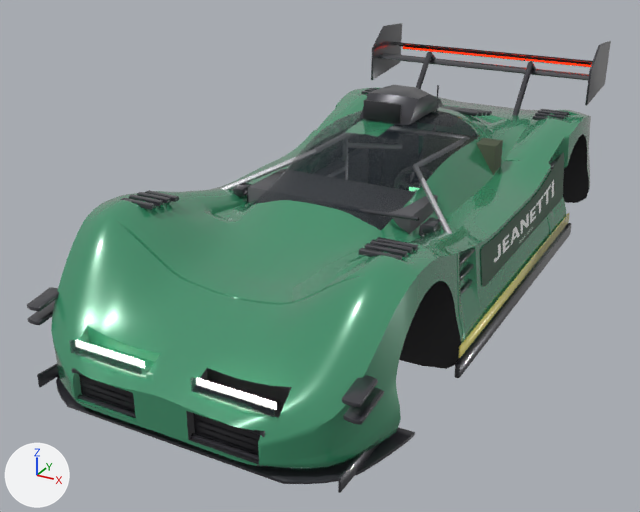
Renders of the glTF model content/cars/jeanetti-lmp2/jeanetti_lmp2.glb from each side of a commit.
Camera for both pictures: a camera (50 mm lens) standing at (2.42, -5.26, 2.64) and looking at (-0.25, -0.39, 0.21). The lights are fixed; the arrows at lower left show +X, +Y and +Z. The older version comes first. Vertices at exactly the same position are counted once.

Objects in the first picture: 'jeanetti_lmp2'.
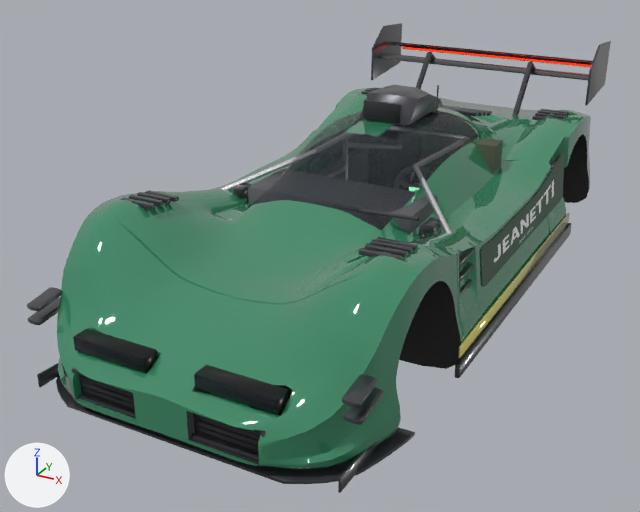
Diff of the bpy script that builds the scene:
```diff
--- a/content/cars/jeanetti-lmp2/jeanetti_lmp2.glb.py
+++ b/content/cars/jeanetti-lmp2/jeanetti_lmp2.glb.py
@@ mat_car_paint @@
 mat_car_paint.metallic = 0.1
-mat_car_paint.roughness = 0.25
+mat_car_paint.roughness = 0.035
 mat_car_paint.coat_weight = 1.0
@@ me_jeanetti_lmp2 @@
 # used by ob_jeanetti_lmp2; location = (0.0, 0.0, 0.0)
-me_jeanetti_lmp2.from_pydata(...)  # 22384 vertices, 42608 faces; spans x -1.07..1.07, y -2.45..2.41, z 0.03..1.35
+me_jeanetti_lmp2.from_pydata(...)  # 23701 vertices, 45235 faces; spans x -1.07..1.07, y -2.45..2.41, z 0.03..1.35
+# me_jeanetti_lmp2 part 1: the loose piece of 56 vertices spanning x -0.61..-0.15, y -2.39..-2.38, z 0.36..0.44 is moved by (0.0, 0.03, 0.0)
+# me_jeanetti_lmp2 part 2: the loose piece of 56 vertices spanning x 0.15..0.61, y -2.39..-2.38, z 0.36..0.44 is moved by (0.0, 0.03, 0.0)
+# me_jeanetti_lmp2 part 3: the loose piece of 56 vertices spanning x -0.6..-0.16, y -2.36..-2.35, z 0.38..0.42 is scaled about its middle by (1.05, 10.2, 2.28), then moved by (0.0, 0.04, 0.0), in mat_car_lamp_housing (black #242427)
+# me_jeanetti_lmp2 part 4: the loose piece of 56 vertices spanning x 0.16..0.6, y -2.36..-2.35, z 0.38..0.42 is scaled about its middle by (1.05, 10.2, 2.28), then moved by (0.0, 0.04, 0.0), in mat_car_lamp_housing (black #242427)
+# me_jeanetti_lmp2 part 5: 96 vertices moved from x -0.93..0.93, y -2.35..-2.11, z 0.17..0.61 to x -0.92..0.92, y -2.35..-2.1, z 0.17..0.6; 113 vertices removed from x -0.93..0.93, y -2.44..-2.11, z 0.15..0.55; 422 vertices added at x -0.97..0.97, y -2.45..-2.04, z 0.04..0.69
+# other edits to the shape of me_jeanetti_lmp2 do not show in these pictures
 me_jeanetti_lmp2.materials.append(mat_car_paint)
```

Changed parts and their boxes (x1, y1, x2, y2) in the pictures (640 x 512 px; the box of a moved part takes in the faces that stretch with it):
'jeanetti_lmp2', surface changed, reshaped
    both: (27, 23, 611, 493)
part 1 of me_jeanetti_lmp2, moved or reshaped
    before: (69, 340, 142, 375)
    after: (73, 338, 145, 372)
part 2 of me_jeanetti_lmp2, moved or reshaped
    before: (191, 377, 274, 417)
    after: (194, 375, 277, 414)
part 3 of me_jeanetti_lmp2, moved or reshaped
    before: (76, 340, 145, 368)
    after: (73, 329, 158, 373)
part 4 of me_jeanetti_lmp2, moved or reshaped
    before: (196, 378, 277, 410)
    after: (194, 365, 289, 415)
part 5 of me_jeanetti_lmp2, cut back
    before: (52, 267, 374, 464)
    after: (57, 253, 384, 469)
